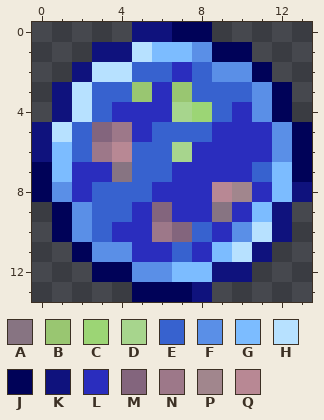
A pixel-art sprite gets an edit: Content/Items/Pets/PetriDish.png. That is the earlier state.
The file is 28x28 pixels, drawn in blocks of 2x2; one block is one cell here.
Palette (. is transparent): A #877482  B #99c671  C #9cd575  D #a7d58d  E #3762cf  F #5a8fe7  G #7cbcff  H #b7e1ff  J #000258  K #0f127d  L #2a2dbe  M #83657d  N #9d7889  P #a1868d  Q #b88894
Pixels before, first column x 0:
 0 .....KKJJ.....
 1 ...KKHGGFJJ...
 2 ..KHHEELEFFJ..
 3 .KHEEBLBEEEFJ.
 4 .KHELLLDCELFJ.
 5 KHEMNLEEELLLFJ
 6 KGENQEEDLLLLFJ
 7 JGLLAEELLLLEGJ
 8 JFLEEELLLQPLGK
 9 .JFEELMLLALGK.
10 .JFELLNMELFHK.
11 ..JFFLLELGHK..
12 ...JJFFGGKK...
13 .....JJJK.....
The same view after the edit:
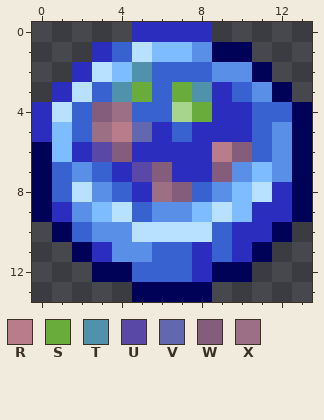
Colours new in this view: R #b87c8b  S #6aac3c  T #5091ac  U #5a48a6  V #6267b0  W #835d7b  X #9d6f84
Difference:
Changed rows in their new state; - is an unchanged pixel.
first column x 0:
 0 -----LLLL-----
 1 ---LE---------
 2 --L-GT-E------
 3 -L--TSESTL----
 4 LHEWXEE-SL-EEJ
 5 LG-XRVL-L--E--
 6 J-LUWLLL-RWE--
 7 -EFELUW--WFGF-
 8 -EHF-LXWEFGHLJ
 9 JL-GHEFFGHGLLJ
10 --EFFHHHHELLJ-
11 ---L-FE--ELJ--
12 -----EEELJJ---
13 --------J-----
Where, in picture pixels (left, top, right, bottom), the same in both pictures:
changed: (32, 22, 312, 302)
